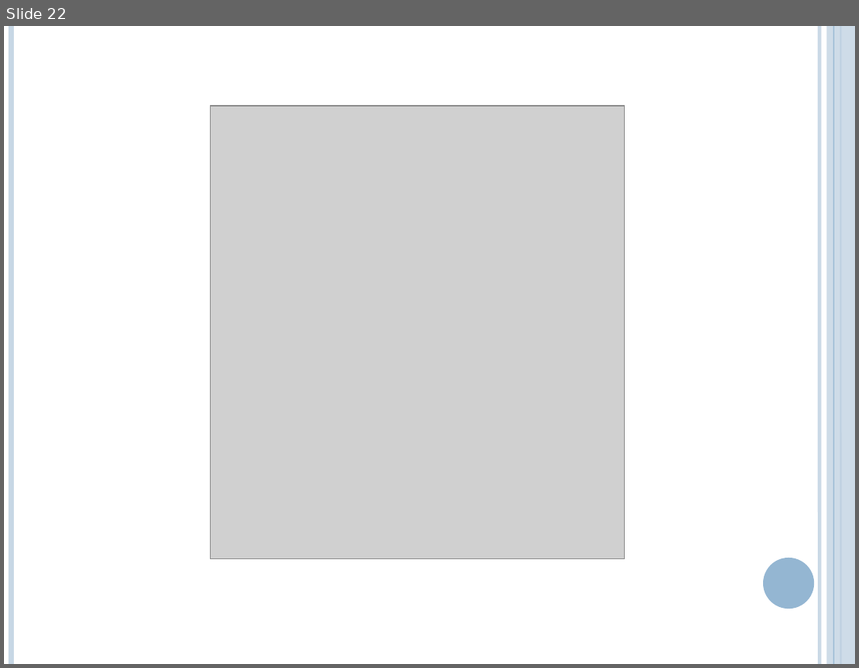
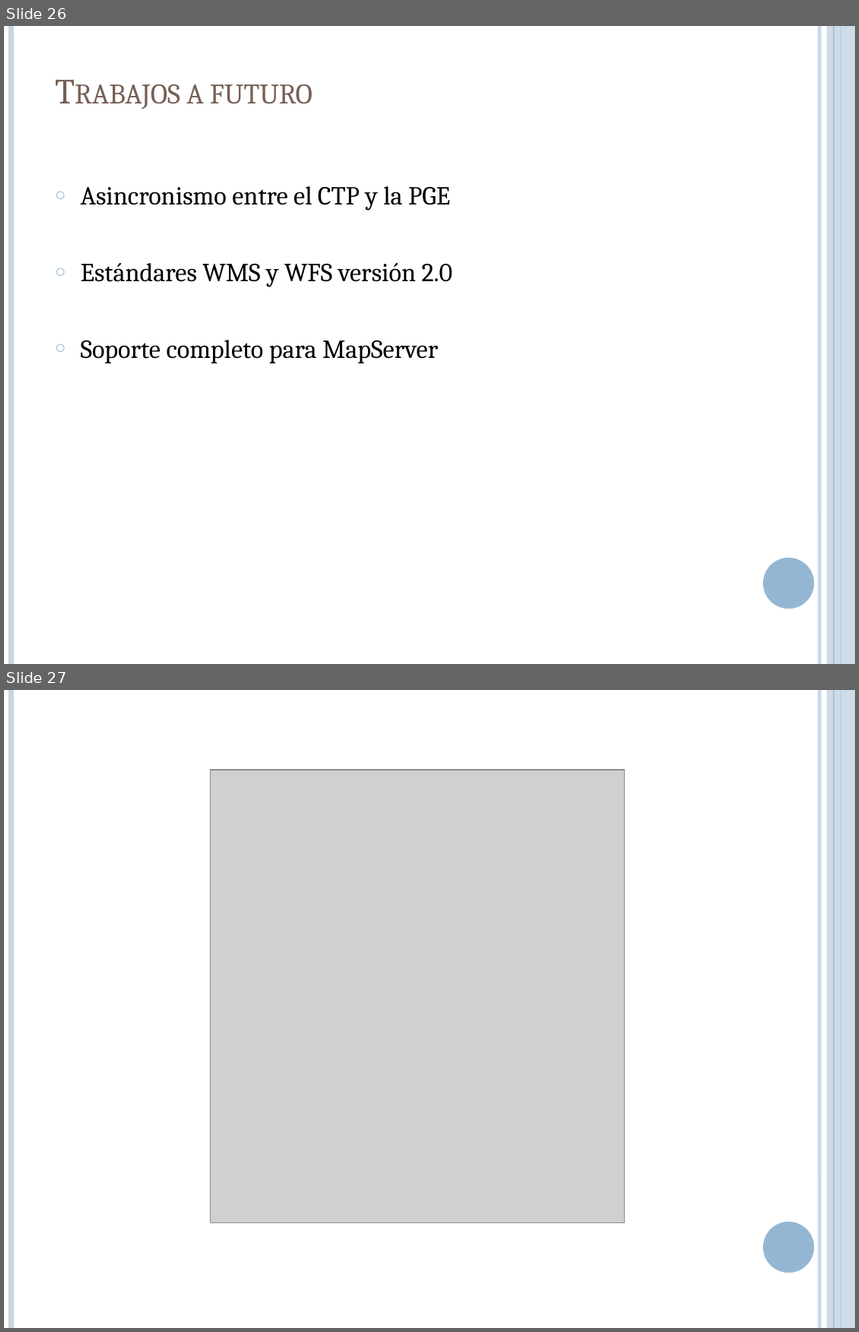
Before and after one commit to lcpaso1/integracion-gis-pge, a slide deck: Presentacion.pptx. Shown one above the other, each under a label of ours: slide 22 before the commit, slides 26 and 27 after it. The pictures are 859x668 and 859x1332 pixels, drawn with LibreOffice and Linux fonts; fonts in the diff are those of the drawing; grey boxes stand for pictures. Boxes give left, top, right and bottom in pixels: in the first picture for what was removed or moved away, otherwise in the second. Text is boxed around its words. In the diff, an @@ line names an element or a change of style, - is before the commit and + after.

```diff
--- a/Presentacion.pptx
+++ b/Presentacion.pptx
@@ slide 26 added at (x1=4, y1=26, x2=855, y2=664), background #FFFFFF; not listed: 6 template elements that a slide beside it also shows @@
@@ title added at (x1=186, y1=85, x2=313, y2=104), 30 pt, text #775F55, small capitals @@
+Trabajos a futuro
@@ text added at (x1=81, y1=186, x2=453, y2=363), 22 pt, text #000000 @@
+○ Asincronismo entre el CTP y la PGE
+○ Estándares WMS y WFS versión 2.0
+○ Soporte completo para MapServer
@@ what was slide 22 is now slide 27 @@
```
Also in this commit, not shown: 6 slides changed, 6 other slides added, 2 slides removed.
